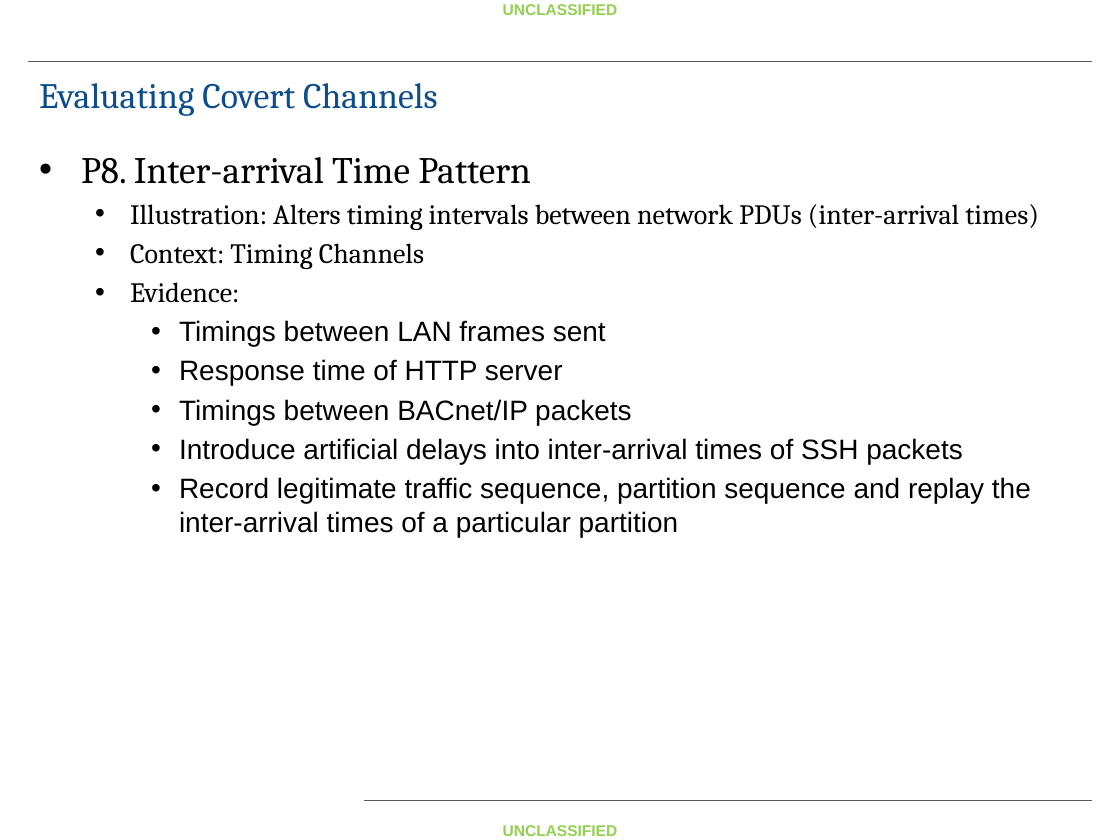
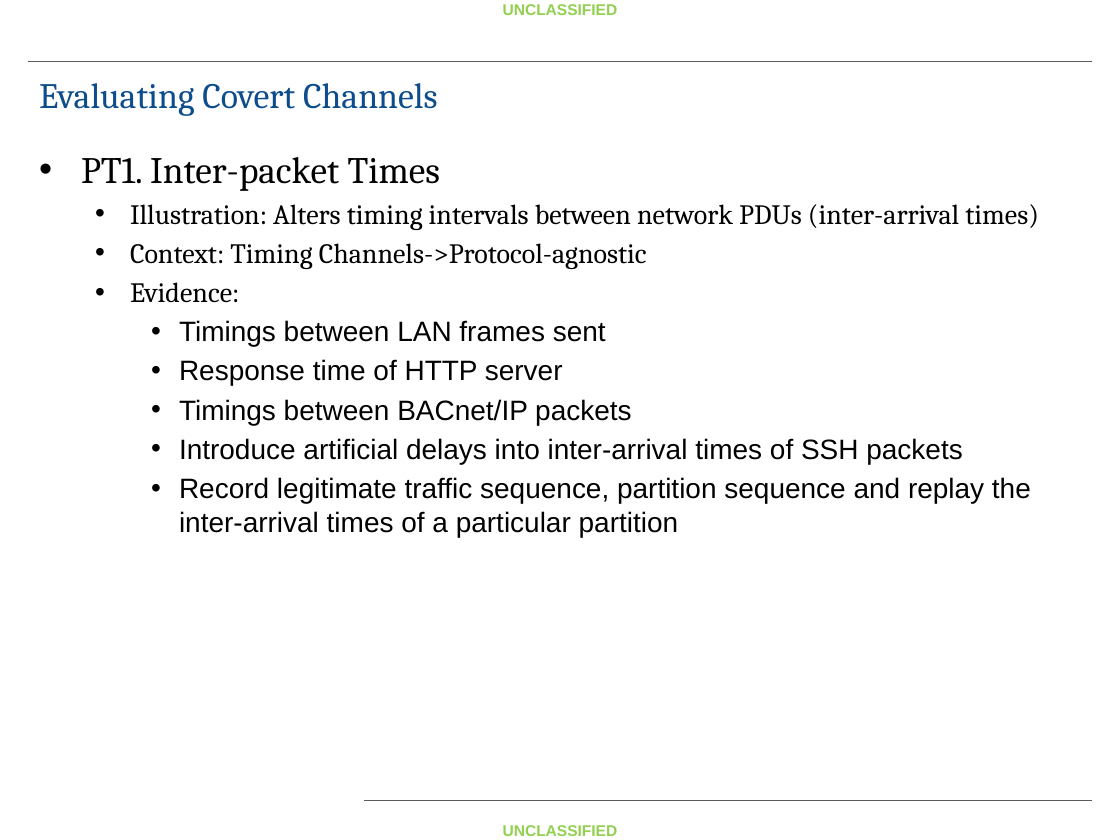
Before and after one commit to fitzgeralddaniel/CovertChannelClass, a slide deck: slide 19 of Handout/Covert Channel Lecture Whitepaper Slides.pptx (slide 14 before the commit). Drawn at 1120x840 pixels with LibreOffice and Linux fonts; fonts in the diff are those of the drawing; background and template pictures are left out. Boxes give left, top, right and bottom in pixels: in the first picture for what was removed or moved away, otherwise in the second. Text is boxed around its words. In the diff, an @@ line names an element or a change of style, - is before the commit and + after.

```diff
--- a/Handout/Covert Channel Lecture Whitepaper Slides.pptx
+++ b/Handout/Covert Channel Lecture Whitepaper Slides.pptx
@@ text at (81, 157, 441, 191): text changed @@
-• P8. Inter-arrival Time Pattern
+• PT1. Inter-packet Times
@@ text at (130, 243, 647, 269): text changed @@
-  • Context: Timing Channels
+  • Context: Timing Channels->Protocol-agnostic
```
Also in this commit, not shown: 17 other slides changed, 13 slides added, 2 slides removed, 13 other files.
